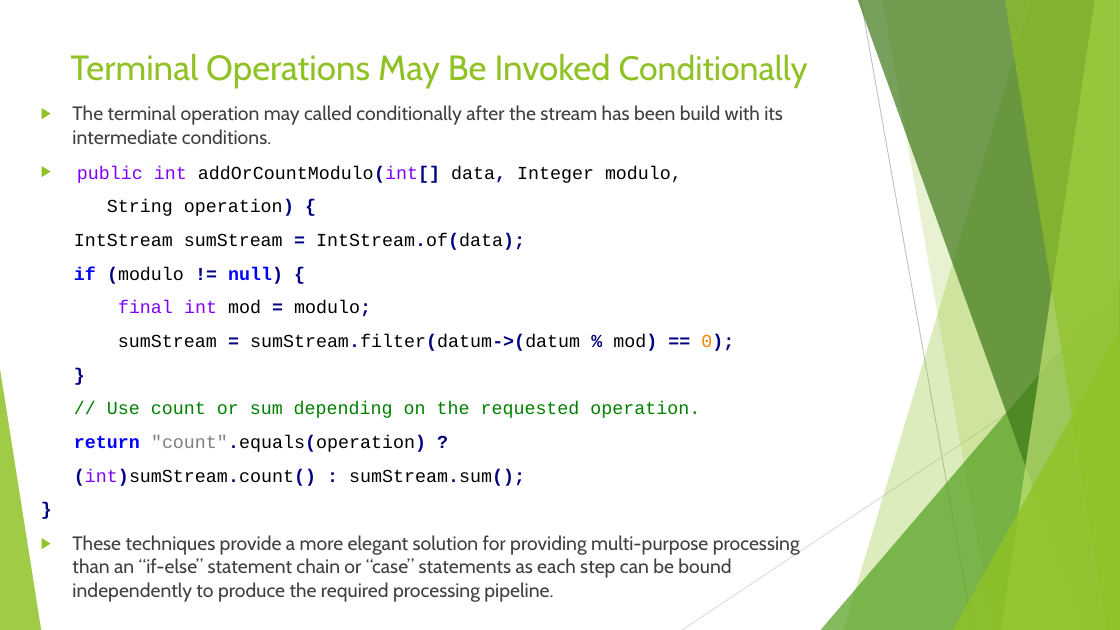
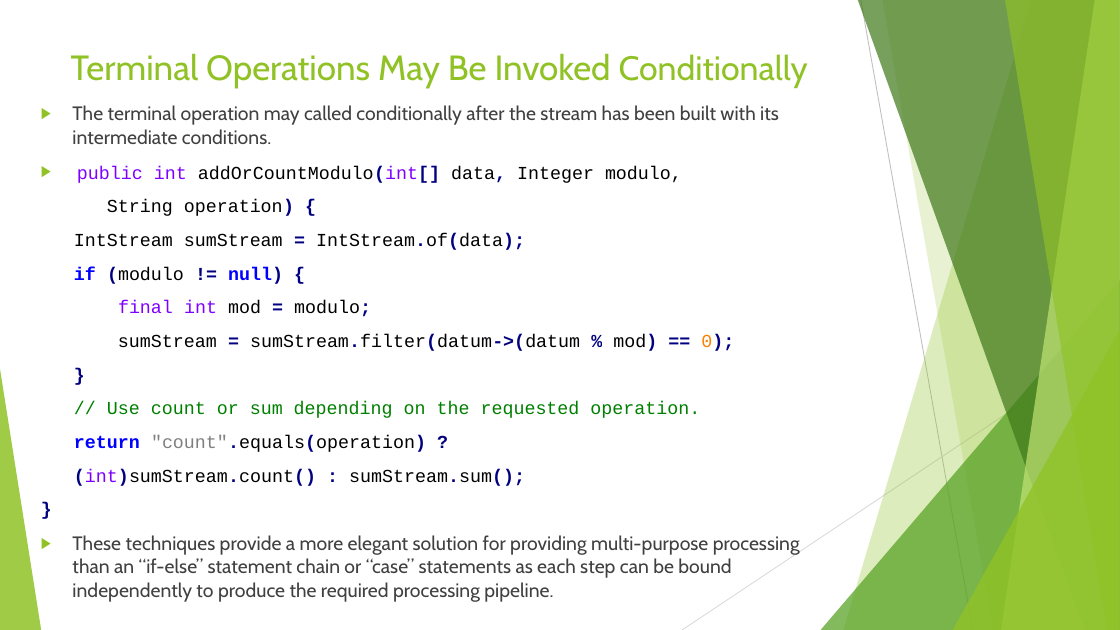
Before and after one commit to RichardRoda/2017-CodePaLOUsa-Lambda, a slide deck: slide 48 of Learning to Love the Lambda in the Stream.pptx (slide 46 before the commit). Drawn at 1120x630 pixels with LibreOffice and Linux fonts; fonts in the diff are those of the drawing. Boxes give left, top, right and bottom in pixels: in the first picture for what was removed or moved away, otherwise in the second. Text is boxed around its words. In the diff, an @@ line names an element or a change of style, - is before the commit and + after.

```diff
--- a/Learning to Love the Lambda in the Stream.pptx
+++ b/Learning to Love the Lambda in the Stream.pptx
@@ text at bbox=[72, 105, 779, 144]: text changed @@
-▶ The terminal operation may called conditionally after the stream has been build with its intermediate conditions.
+▶ The terminal operation may called conditionally after the stream has been built with its intermediate conditions.
```
Also in this commit, not shown: 9 other slides changed, 3 slides added, 1 other file.
